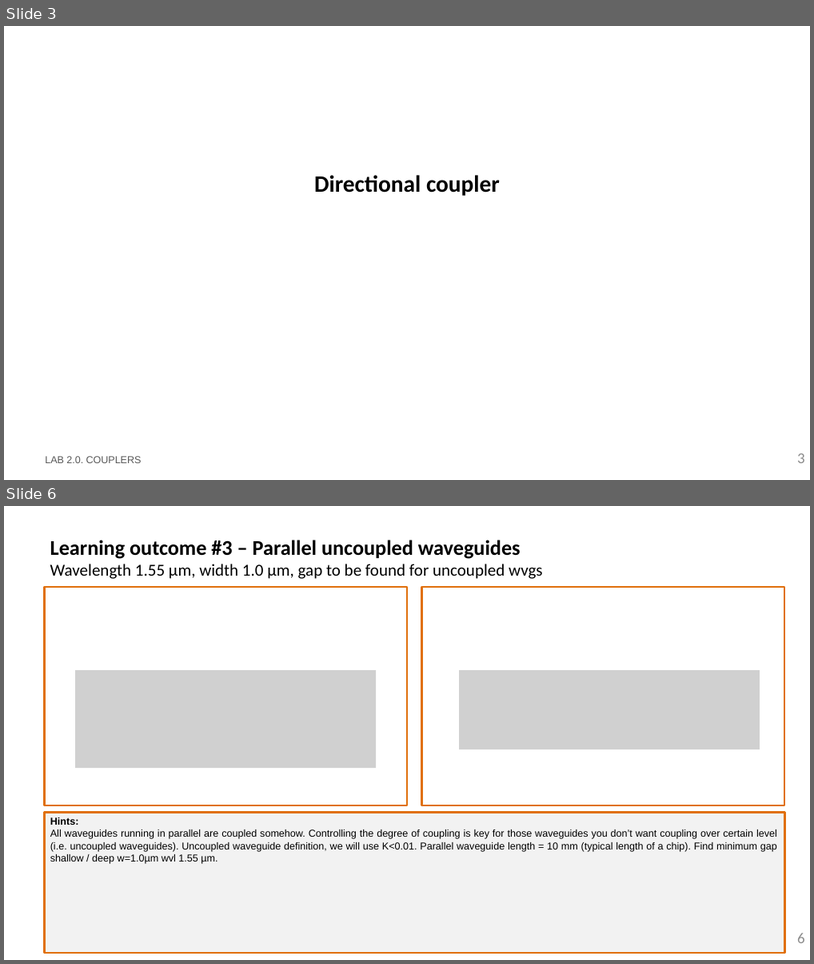
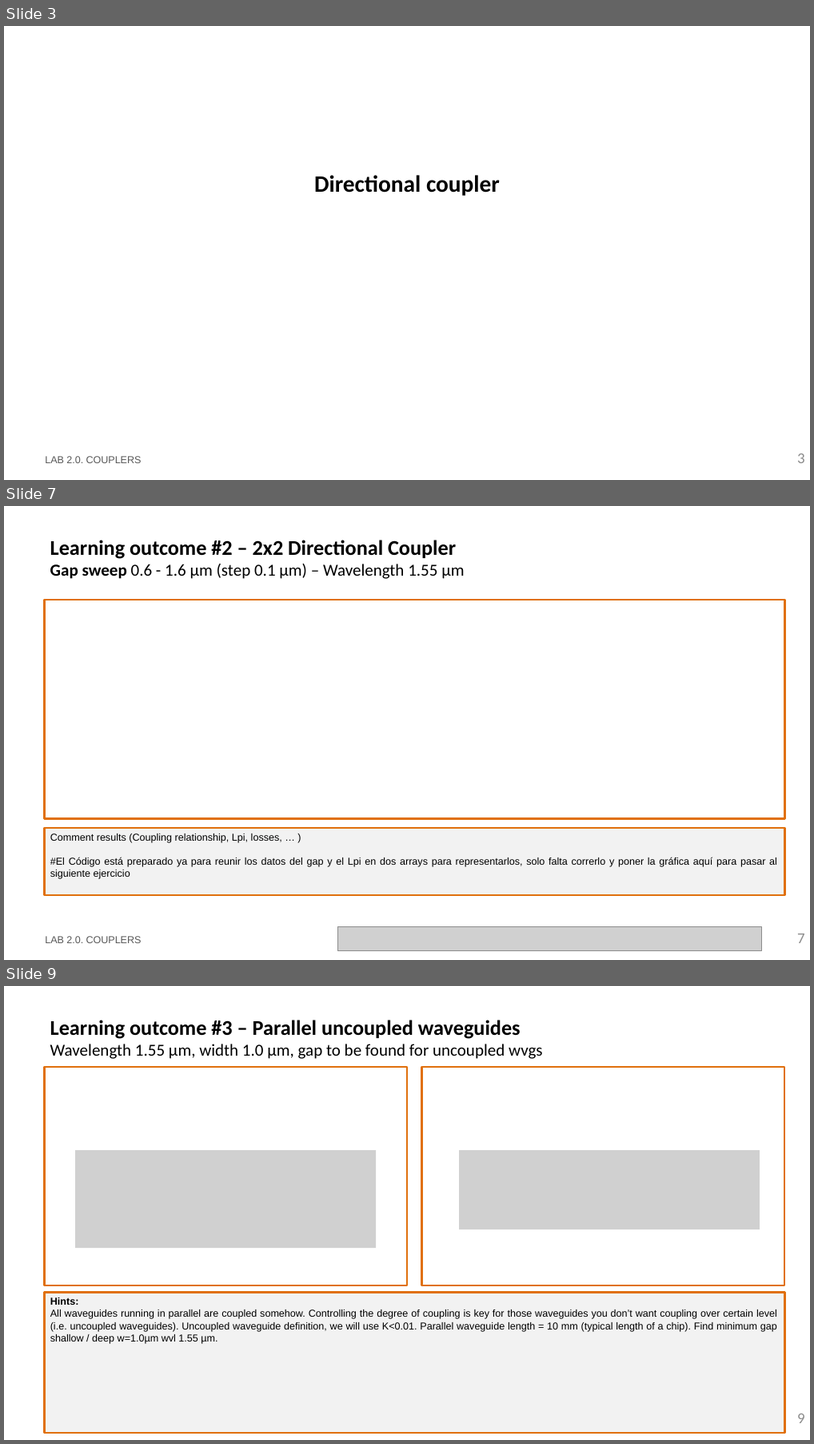
Before and after one commit to DavidGarcia1209/pic-upv-lab2, a slide deck: LabBook_20.pptx. Shown one above the other, each under a label of ours: slides 3 and 6 before the commit, slides 3, 7 and 9 after it; the slides between them are not shown. The pictures are 814x964 and 814x1444 pixels, drawn with LibreOffice and Linux fonts; fonts in the diff are those of the drawing; grey boxes stand for pictures; background and template pictures are left out. Boxes give left, top, right and bottom in pixels: in the first picture for what was removed or moved away, otherwise in the second. Text is boxed around its words. In the diff, an @@ line names an element or a change of style, - is before the commit and + after.

Commit message:
Cambios Coupler 09/03/2026

```diff
--- a/LabBook_20.pptx
+++ b/LabBook_20.pptx
@@ slide 7 added at (4,506,810,960), background #FFFFFF @@
@@ title added at (50,540,464,579), 20 pt, text #000000, bold @@
+Learning outcome #2 – 2x2 Directional Coupler
+Gap sweep 0.6 - 1.6 µm (step 0.1 µm) – Wavelength 1.55 µm
@@ rectangle added at (45,600,786,819), outline #E0700D 2.25 pt @@
@@ rectangle added at (45,828,786,895), fill #F2F2F2, outline #E0700D 2.25 pt, 12 pt, text #000000 @@
+Comment results (Coupling relationship, Lpi, losses, … )
+#El Código está preparado ya para reunir los datos del gap y el Lpi en dos arrays para representarlos, solo falta correrlo y poner la gráfica aquí para pasar al siguiente ejercicio
@@ text added at (45,936,142,943), 12 pt, text #585858 @@
+LAB 2.0. COUPLERS
@@ picture added at (338,927,762,951) @@
@@ page number added at (798,933,806,943), 18 pt, text #8C8C8C @@
+7
@@ what was slide 6 is now slide 9 @@
@@ page number at (798,1413,806,1423): text changed @@
-6
+9
```
Also in this commit, not shown: 2 slides changed, 2 other slides added, 1 other file.
